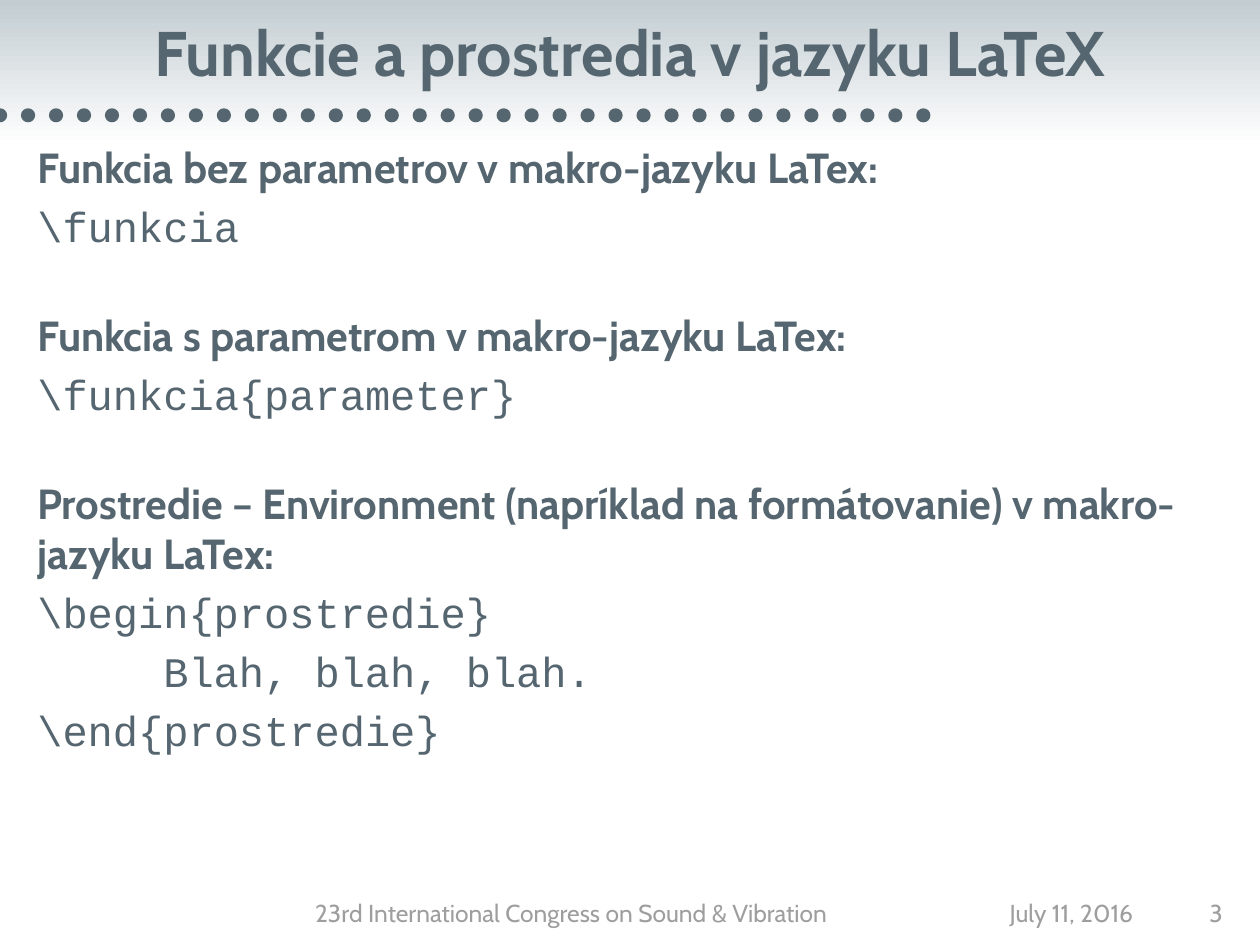
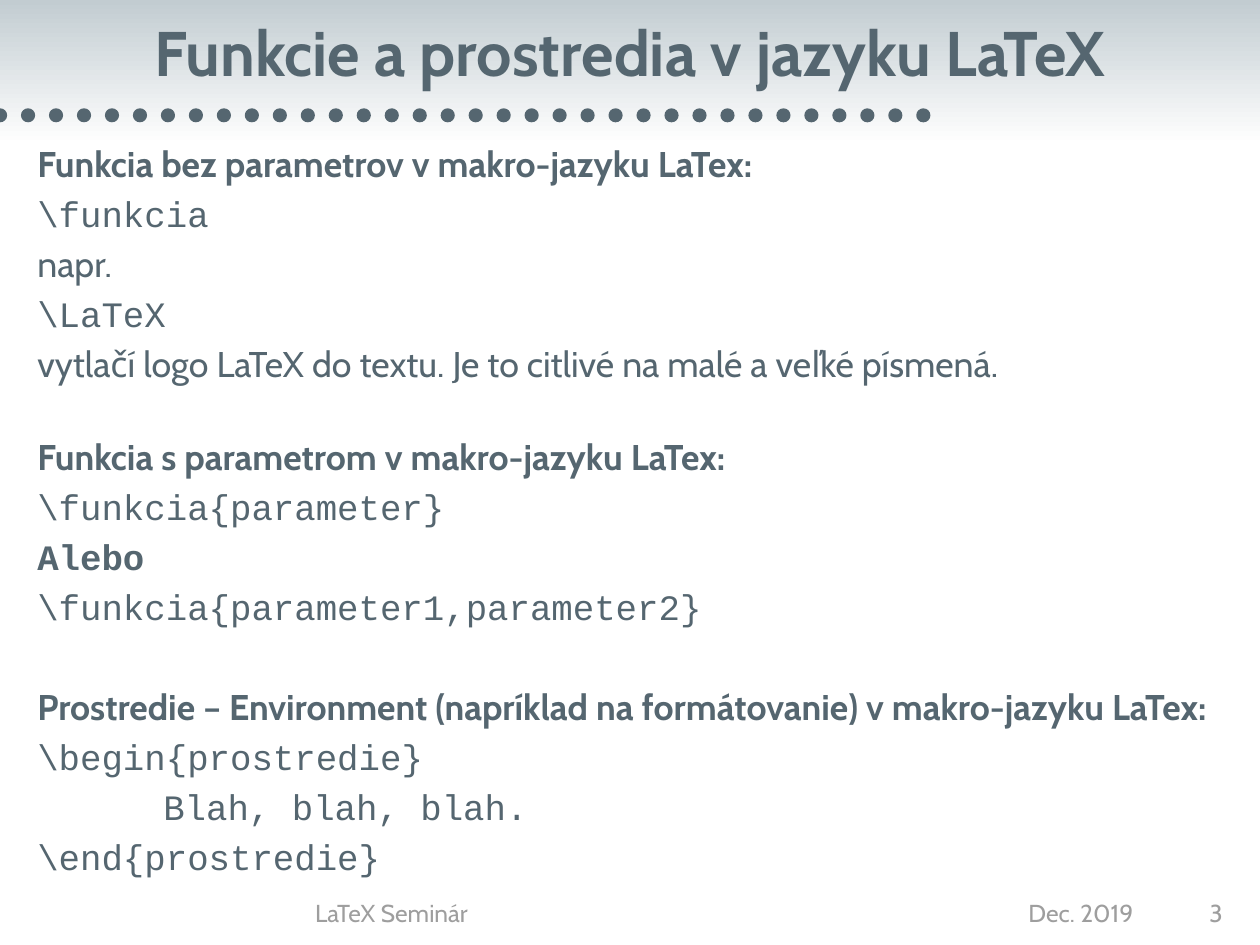
Before and after one commit to gergelytakacs/STU-thesis, a slide deck: slide 3 of tutorial/LaTeX_Takacs.pptx. Drawn at 1260x945 pixels with LibreOffice and Linux fonts; fonts in the diff are those of the drawing; background and template pictures are left out. Boxes give left, top, right and bottom in pixels: in the first picture for what was removed or moved away, otherwise in the second. Text is boxed around its words. In the diff, an @@ line names an element or a change of style, - is before the commit and + after.

```diff
--- a/tutorial/LaTeX_Takacs.pptx
+++ b/tutorial/LaTeX_Takacs.pptx
@@ text at (37,150,1206,827): size 24 to 20.4 pt in "Funkcia bez parametrov v makro-jazyku LaTex:", "\funkcia", "Funkcia s parametrom v makro-jazyku LaTex:", "\funkcia{parameter}" and 4 more places @@
@@ text at (37,259,998,385): paragraphs added @@
+napr.
+\LaTeX
+vytlačí logo LaTeX do textu. Je to citlivé na malé a veľké písmená.
@@ text at (37,544,701,628): paragraphs added @@
+Alebo
+\funkcia{parameter1,parameter2}
@@ text at (315,904,468,922): text changed @@
-23rd International Congress on Sound & Vibration
+LaTeX Seminár
@@ text at (1028,904,1133,922): text changed @@
-July 11, 2016
+Dec. 2019
```
Also in this commit, not shown: 48 other slides changed, 41 other files.
